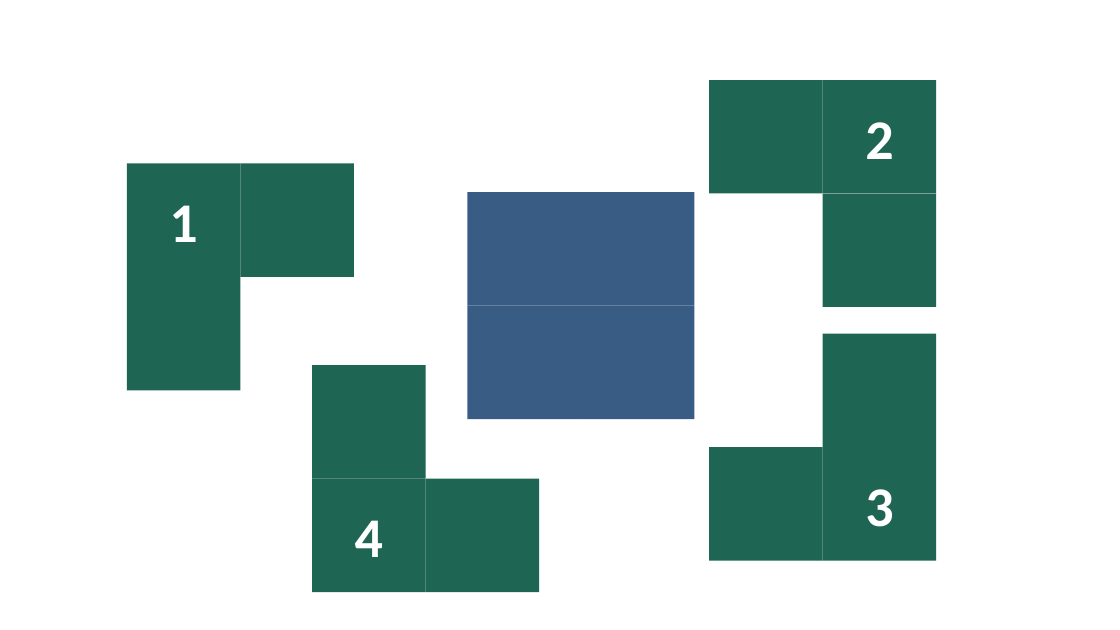
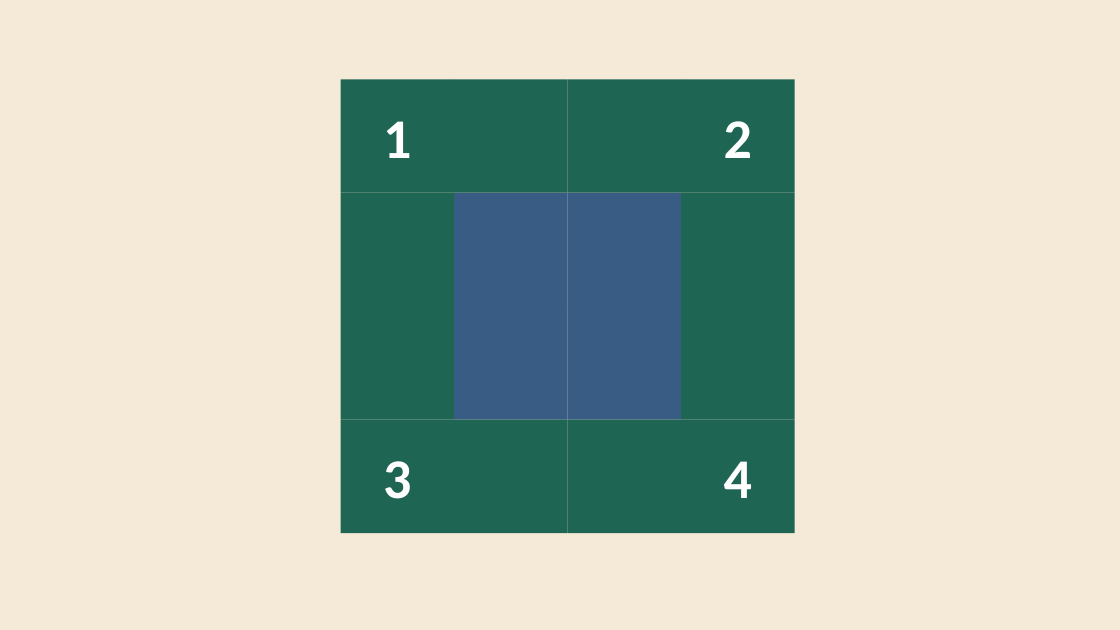
Before and after one commit to zipdang04/SimpO_HTTT, a slide deck: slide 9 of Olympia.pptm. Drawn at 1120x630 pixels with LibreOffice and Linux fonts; fonts in the diff are those of the drawing. Boxes give left, top, right and bottom in pixels: in the first picture for what was removed or moved away, otherwise in the second. Text is boxed around its words. In the diff, an @@ line names an element or a change of style, - is before the commit and + after.

```diff
--- a/Olympia.pptm
+++ b/Olympia.pptm
@@ background #FFFFFF to #F5EAD7 @@
@@ rectangle "1": place and size @@
-rectangle "1" at [127, 164, 240, 277]
+rectangle "1" at [341, 79, 455, 192]
@@ rectangle: place and size @@
-rectangle at [127, 277, 240, 391]
+rectangle at [455, 79, 568, 192]
@@ 3 rectangles: place and size @@
-3 rectangles at [709, 80, 936, 307]
+3 rectangles at [568, 79, 795, 307]
@@ rectangle: place and size @@
-rectangle at [240, 164, 354, 277]
+rectangle at [341, 193, 455, 307]
@@ rectangle: place and size @@
-rectangle at [467, 192, 581, 306]
+rectangle at [455, 193, 568, 307]
@@ rectangle: place and size @@
-rectangle at [581, 192, 695, 306]
+rectangle at [568, 193, 681, 307]
@@ rectangle: place and size @@
-rectangle at [313, 365, 426, 479]
+rectangle at [341, 307, 455, 420]
@@ rectangle: place and size @@
-rectangle at [467, 306, 581, 419]
+rectangle at [455, 307, 568, 420]
@@ rectangle: place and size @@
-rectangle at [581, 306, 695, 419]
+rectangle at [568, 307, 681, 420]
@@ rectangle: place and size @@
-rectangle at [823, 334, 936, 447]
+rectangle at [681, 307, 795, 420]
@@ rectangle "3": place and size @@
-rectangle "3" at [823, 447, 936, 560]
+rectangle "3" at [341, 420, 455, 534]
@@ rectangle: place and size @@
-rectangle at [426, 479, 539, 592]
+rectangle at [455, 420, 568, 534]
@@ rectangle: place and size @@
-rectangle at [709, 447, 823, 560]
+rectangle at [568, 420, 681, 534]
@@ rectangle "4": place and size @@
-rectangle "4" at [313, 479, 426, 592]
+rectangle "4" at [681, 420, 795, 534]
```
Also in this commit, not shown: 3 other slides changed, 3 slides added, 3 slides removed, 19 other files.
